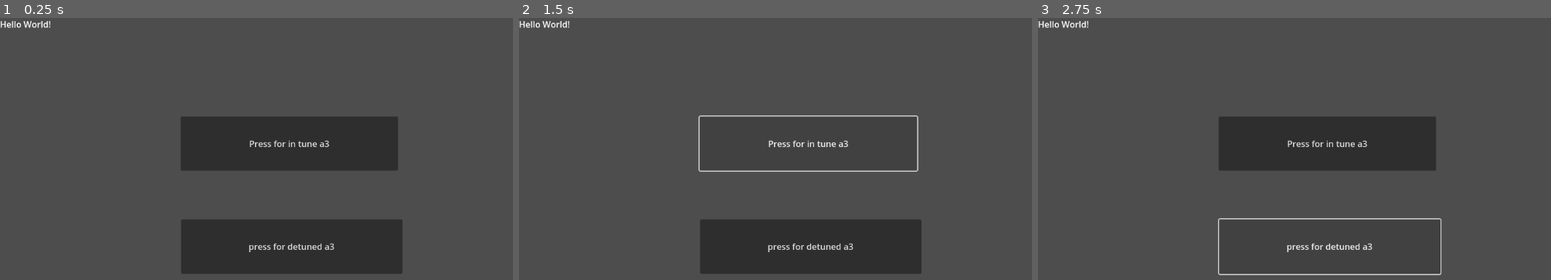
Above: before the commit, frames 1-3 (left to right).
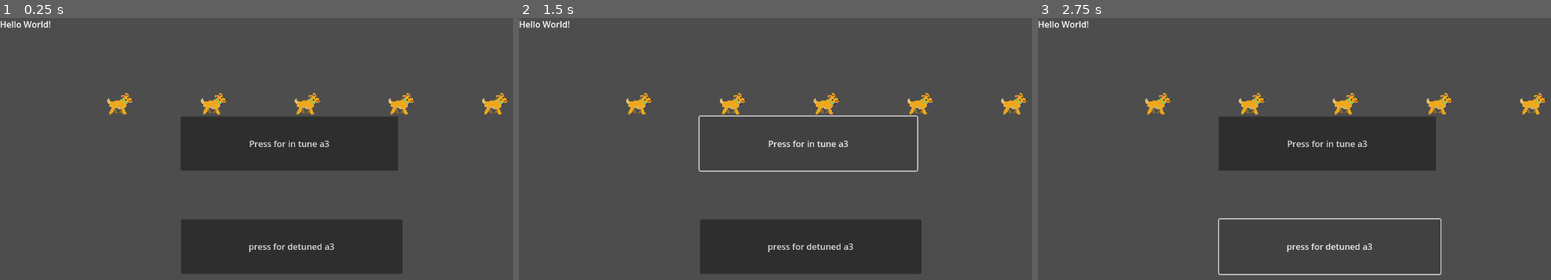
Above: after the commit, the same moments.

Repository: Sniggiho/COMP225-Reluna
Game: Godot game, scene res://Scenes/firstScene.tscn
Two runs of this game, one before a commit and one after it. Both use one fixed random seed, a clock stepped at 60 frames per second and the inputs below.
Inputs:
- Up to frame 1 (0.25 s): no input
- Up to frame 2 (1.5 s): click "press for detuned a3" at 0.5 s; click "Press for in tune a3" at 1.25 s
- Up to frame 3 (2.75 s): click "press for detuned a3" at 2 s

The runs differ from the first frame. In frame 1, 1.1% of the frame differs, in the area x 20-100%, y 28-37%; in frame 2, 1.1%; in frame 3, 1.1%.

Commit message:
n Dog notes now spawn along path

Diff:
--- a/Project/Scenes/TuneCreator/TuneCreator.gd
+++ b/Project/Scenes/TuneCreator/TuneCreator.gd
@@ -1,15 +1,27 @@
 extends Node2D
 class_name TuneCreator
 
-@export var pathFollower : PathFollow2D
-@export var tempNote : TextureRect
+@export var path : Path2D
+@onready var pathFollower = path.get_child(0)
+@export var dummyNote : PackedScene
 
-var list : Array
+@export var numNotes : int = 5
+
+var listOfNotes : Array
 
 # Called when the node enters the scene tree for the first time.
 func _ready():
 
-	pass # Replace with function body.
+	var dx : float = 1.0 / (numNotes-1)
+	for i in range(numNotes):
+
+		var note = dummyNote.instantiate()
+		add_child(note)
+		listOfNotes.append(note)
+		note.global_position = pathFollower.position
+		pathFollower.progress_ratio += dx
+
+
 
 
 
@@ -18,5 +30,5 @@
 	pass
 
 func cleanup() -> void:
-	for note in list:
+	for note in listOfNotes:
 		note.queue_free()
--- /dev/null
+++ b/Project/Scenes/TuneCreator/dummyNote.gd
@@ -0,0 +1,12 @@
+extends TextureRect
+class_name DummyNote
+
+
+# Called when the node enters the scene tree for the first time.
+func _ready():
+	pass # Replace with function body.
+
+
+# Called every frame. 'delta' is the elapsed time since the previous frame.
+func _process(delta):
+	pass
--- /dev/null
+++ b/Project/Scenes/TuneCreator/dummyNote.tscn
@@ -0,0 +1,21 @@
+[gd_scene load_steps=3 format=3 uid="uid://bjs47qh2te7ar"]
+
+[ext_resource type="Texture2D" uid="uid://bwgscjeo6tp2x" path="res://TempImage/dogRight1.png" id="1_48f3u"]
+[ext_resource type="Script" path="res://Scenes/TuneCreator/dummyNote.gd" id="2_obrb2"]
+
+[node name="TextureRect" type="TextureRect"]
+anchors_preset = 8
+anchor_left = 0.5
+anchor_top = 0.5
+anchor_right = 0.5
+anchor_bottom = 0.5
+offset_left = -24.0
+offset_top = -24.0
+offset_right = 24.0
+offset_bottom = 24.0
+grow_horizontal = 2
+grow_vertical = 2
+size_flags_horizontal = 4
+size_flags_vertical = 4
+texture = ExtResource("1_48f3u")
+script = ExtResource("2_obrb2")
--- a/Project/Scenes/TuneCreator/tune_creator.tscn
+++ b/Project/Scenes/TuneCreator/tune_creator.tscn
@@ -1,37 +1,8 @@
-[gd_scene load_steps=4 format=3 uid="uid://0s7iemaa5lj5"]
+[gd_scene load_steps=3 format=3 uid="uid://0s7iemaa5lj5"]
 
 [ext_resource type="Script" path="res://Scenes/TuneCreator/TuneCreator.gd" id="1_8uf5y"]
-[ext_resource type="Texture2D" uid="uid://bwgscjeo6tp2x" path="res://TempImage/dogRight1.png" id="2_cfn4y"]
+[ext_resource type="PackedScene" uid="uid://bjs47qh2te7ar" path="res://Scenes/TuneCreator/dummyNote.tscn" id="2_r3t80"]
 
-[sub_resource type="Curve2D" id="Curve2D_akdvt"]
-_data = {
-"points": PackedVector2Array(0, 0, 0, 0, 84, 155, 0, 0, 0, 0, 880, 157)
-}
-point_count = 2
-
-[node name="TuneCreator" type="Node2D" node_paths=PackedStringArray("tempNote")]
+[node name="TuneCreator" type="Node2D"]
 script = ExtResource("1_8uf5y")
-tempNote = NodePath("TextureRect")
-
-[node name="Path2D" type="Path2D" parent="."]
-curve = SubResource("Curve2D_akdvt")
-
-[node name="PathFollow2D" type="PathFollow2D" parent="Path2D"]
-position = Vector2(84, 155)
-rotation = 0.00251256
-
-[node name="TextureRect" type="TextureRect" parent="."]
-anchors_preset = 8
-anchor_left = 0.5
-anchor_top = 0.5
-anchor_right = 0.5
-anchor_bottom = 0.5
-offset_left = -24.0
-offset_top = -24.0
-offset_right = 24.0
-offset_bottom = 24.0
-grow_horizontal = 2
-grow_vertical = 2
-size_flags_horizontal = 4
-size_flags_vertical = 4
-texture = ExtResource("2_cfn4y")
+dummyNote = ExtResource("2_r3t80")
--- a/Project/Scenes/firstScene.tscn
+++ b/Project/Scenes/firstScene.tscn
@@ -1,6 +1,13 @@
-[gd_scene load_steps=2 format=3 uid="uid://c1qqxujrvquvy"]
+[gd_scene load_steps=4 format=3 uid="uid://c1qqxujrvquvy"]
 
 [ext_resource type="Script" path="res://Scenes/AudioStreamPlayerTest.gd" id="1_x644u"]
+[ext_resource type="PackedScene" uid="uid://0s7iemaa5lj5" path="res://Scenes/TuneCreator/tune_creator.tscn" id="2_8ghvy"]
+
+[sub_resource type="Curve2D" id="Curve2D_xmk5h"]
+_data = {
+"points": PackedVector2Array(0, 0, 0, 0, 200, 136, 0, 0, 0, 0, 900, 136)
+}
+point_count = 2
 
 [node name="Main" type="Node2D"]
 
@@ -32,5 +39,15 @@
 offset_bottom = 285.0
 text = "Press for in tune a3"
 
+[node name="TuneCreator" parent="." node_paths=PackedStringArray("path") instance=ExtResource("2_8ghvy")]
+position = Vector2(200, 136)
+path = NodePath("../Path2D")
+
+[node name="Path2D" type="Path2D" parent="."]
+curve = SubResource("Curve2D_xmk5h")
+
+[node name="PathFollow2D" type="PathFollow2D" parent="Path2D"]
+position = Vector2(200, 136)
+
 [connection signal="pressed" from="ButtonForDetuned" to="AudioStreamPlayer" method="_on_button_pressed"]
 [connection signal="pressed" from="ButtonForInTune" to="AudioStreamPlayer" method="_on_button_for_in_tune_pressed"]
